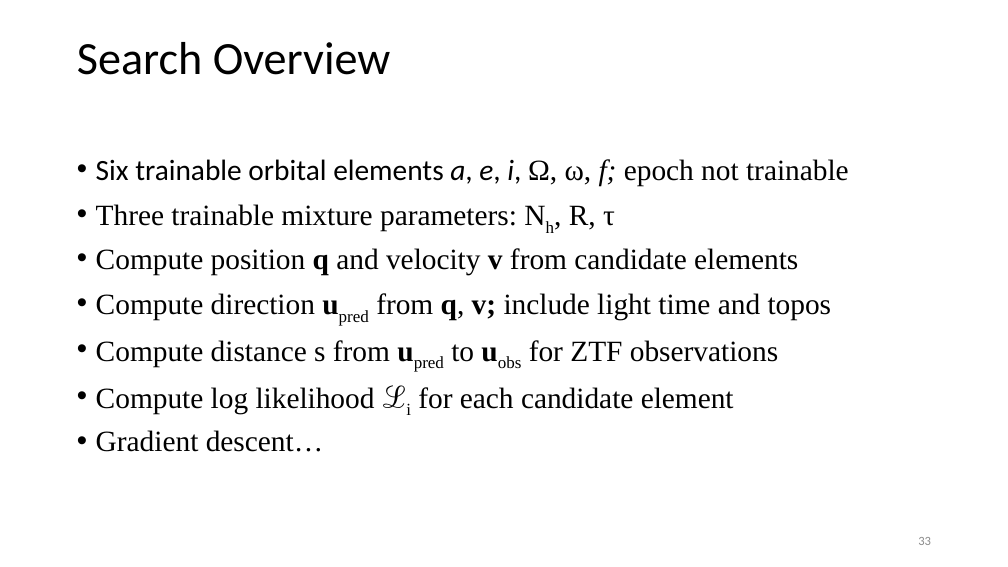
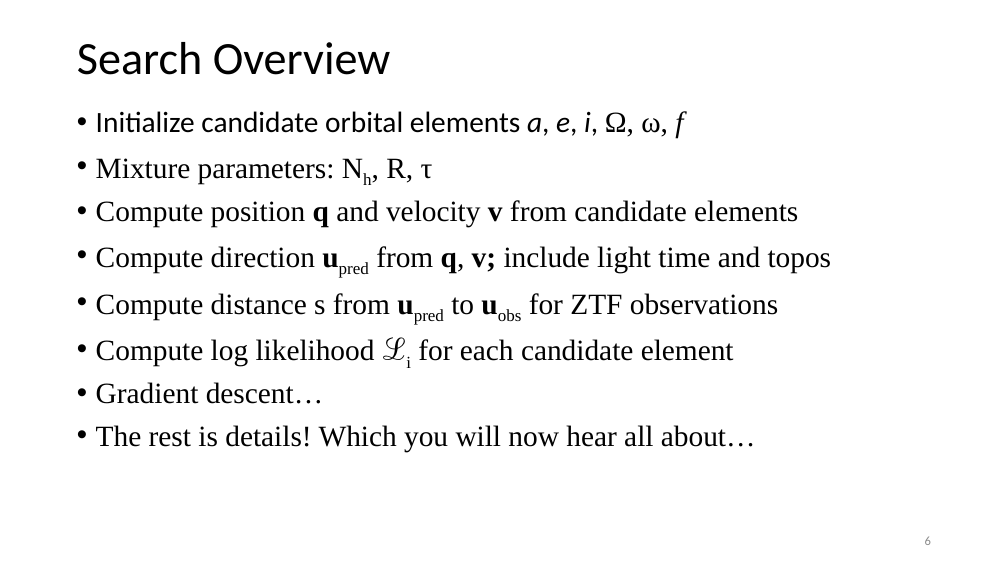
Before and after one commit to memanuel/kepler-sieve, a slide deck: slide 6 of thesis/kepler-sieve-slides.pptx (slide 33 before the commit). Drawn at 1008x567 pixels with LibreOffice and Linux fonts; fonts in the diff are those of the drawing. Boxes give left, top, right and bottom in pixels: in the first picture for what was removed or moved away, otherwise in the second. Text is boxed around its words. In the diff, an @@ line names an element or a change of style, - is before the commit and + after.

```diff
--- a/thesis/kepler-sieve-slides.pptx
+++ b/thesis/kepler-sieve-slides.pptx
@@ text "Initialize candidate orbital elements a, ...": place and size @@
-text "Initialize candidate orbital elements a, ..." at box(96, 159, 849, 452)
+text "Initialize candidate orbital elements a, ..." at box(96, 111, 832, 452)
@@ text at box(96, 111, 683, 184): text changed; font Times New Roman to Calibri @@
-• Six trainable orbital elements a, e, i, Ω, ω, f; epoch not trainable
-• Three trainable mixture parameters: Nh, R, τ
+• Initialize candidate orbital elements a, e, i, Ω, ω, f
+• Mixture parameters: Nh, R, τ
@@ text at box(96, 425, 756, 452): paragraph added @@
+• The rest is details! Which you will now hear all about…
@@ page number at box(925, 536, 931, 545): text changed @@
-33
+6
```
Also in this commit, not shown: 20 other slides changed, 1 slide added, 1 other file.
